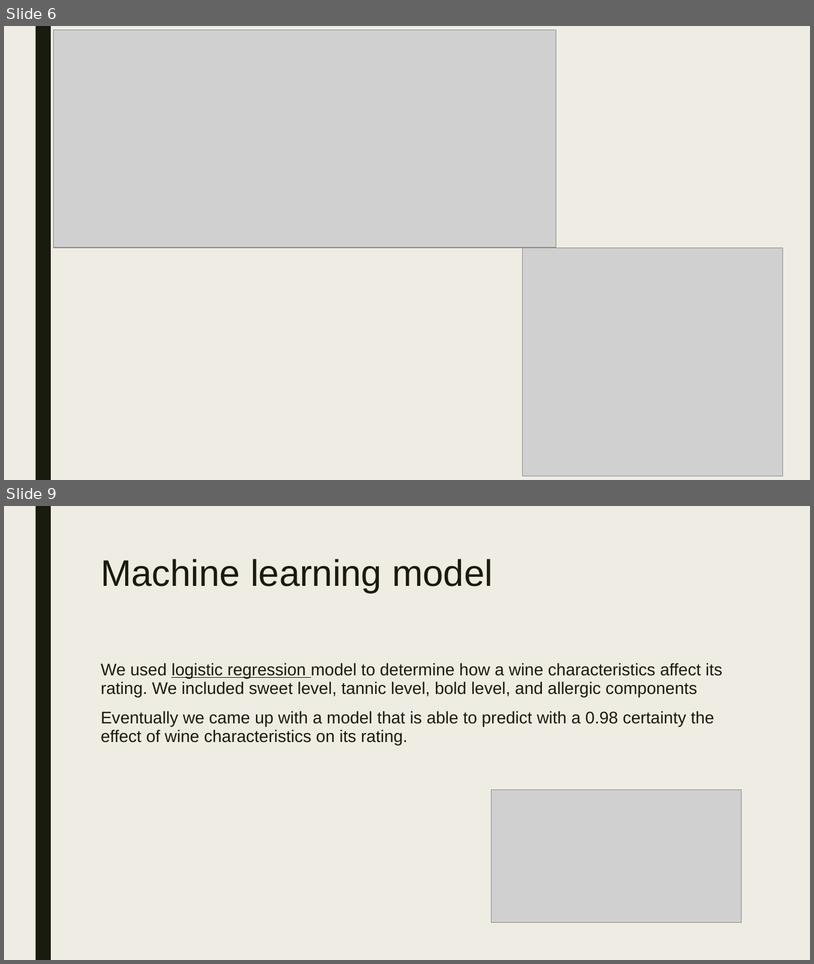
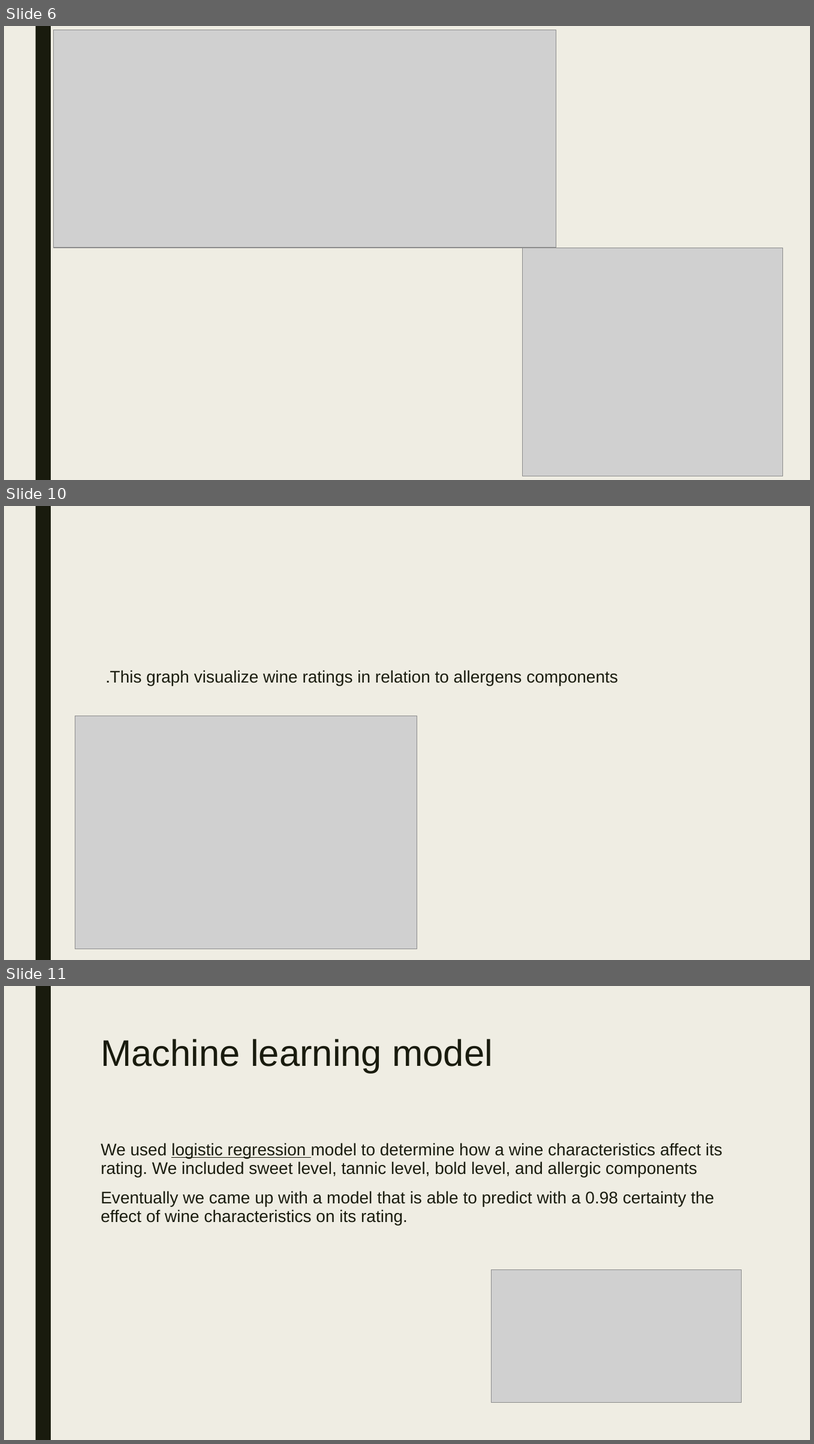
Before and after one commit to liamavargil/Data-Science---Final-Project, a slide deck: FINALPROJ.pptx. Shown one above the other, each under a label of ours: slides 6 and 9 before the commit, slides 6, 10 and 11 after it; the slides between them are not shown. The pictures are 814x964 and 814x1444 pixels, drawn with LibreOffice and Linux fonts; fonts in the diff are those of the drawing; grey boxes stand for pictures; background and template pictures are left out. Boxes give left, top, right and bottom in pixels: in the first picture for what was removed or moved away, otherwise in the second. Text is boxed around its words. In the diff, an @@ line names an element or a change of style, - is before the commit and + after.

```diff
--- a/FINALPROJ.pptx
+++ b/FINALPROJ.pptx
@@ slide 10 added at [4, 506, 810, 960], background #EFEDE3; not listed: 1 template element that a slide beside it also shows @@
@@ title added at [110, 670, 618, 686], 20 pt, text #191B0E @@
+This graph visualize wine ratings in relation to allergens components.
@@ picture added at [75, 716, 418, 949] @@
@@ what was slide 9 is now slide 11 @@
```
Also in this commit, not shown: 1 slide changed, 2 other slides added, 1 slide removed.
